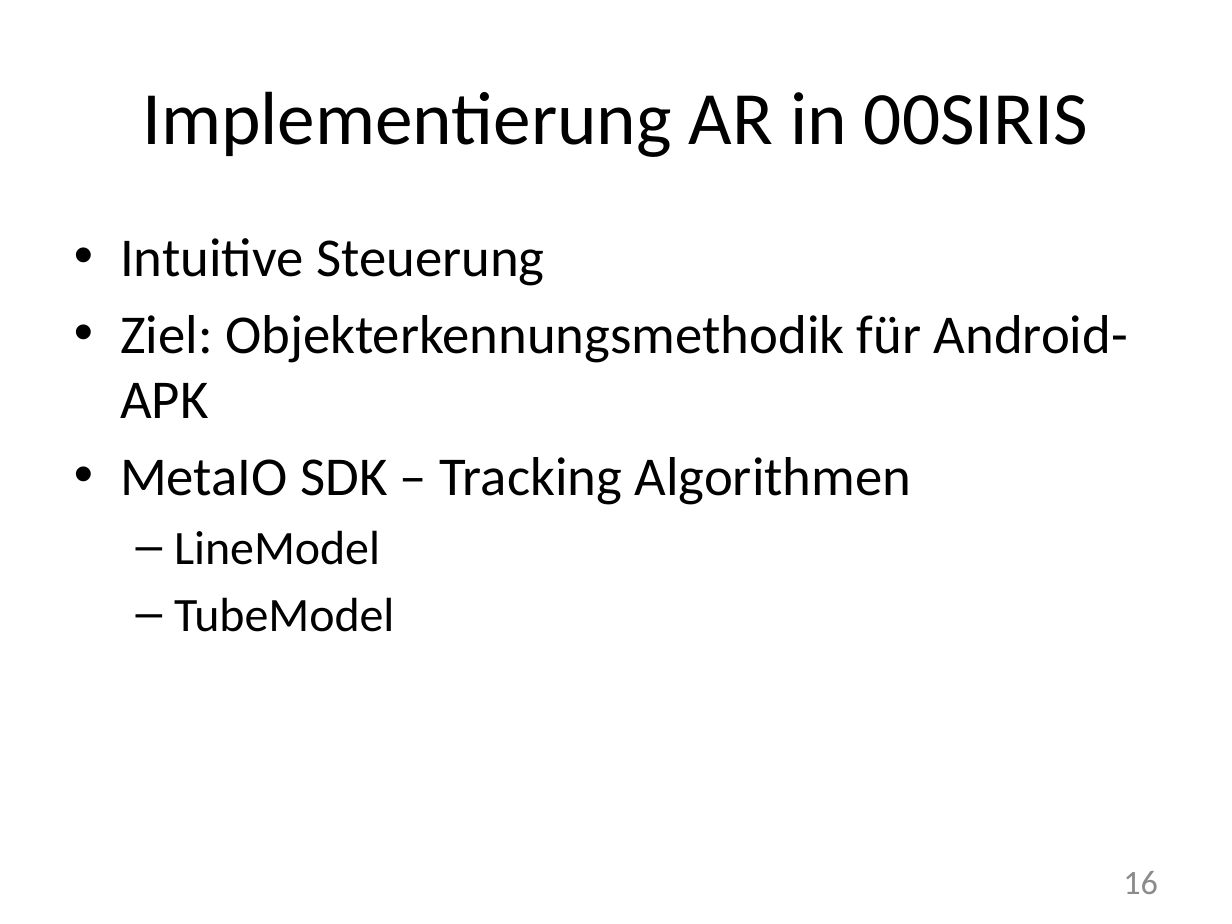
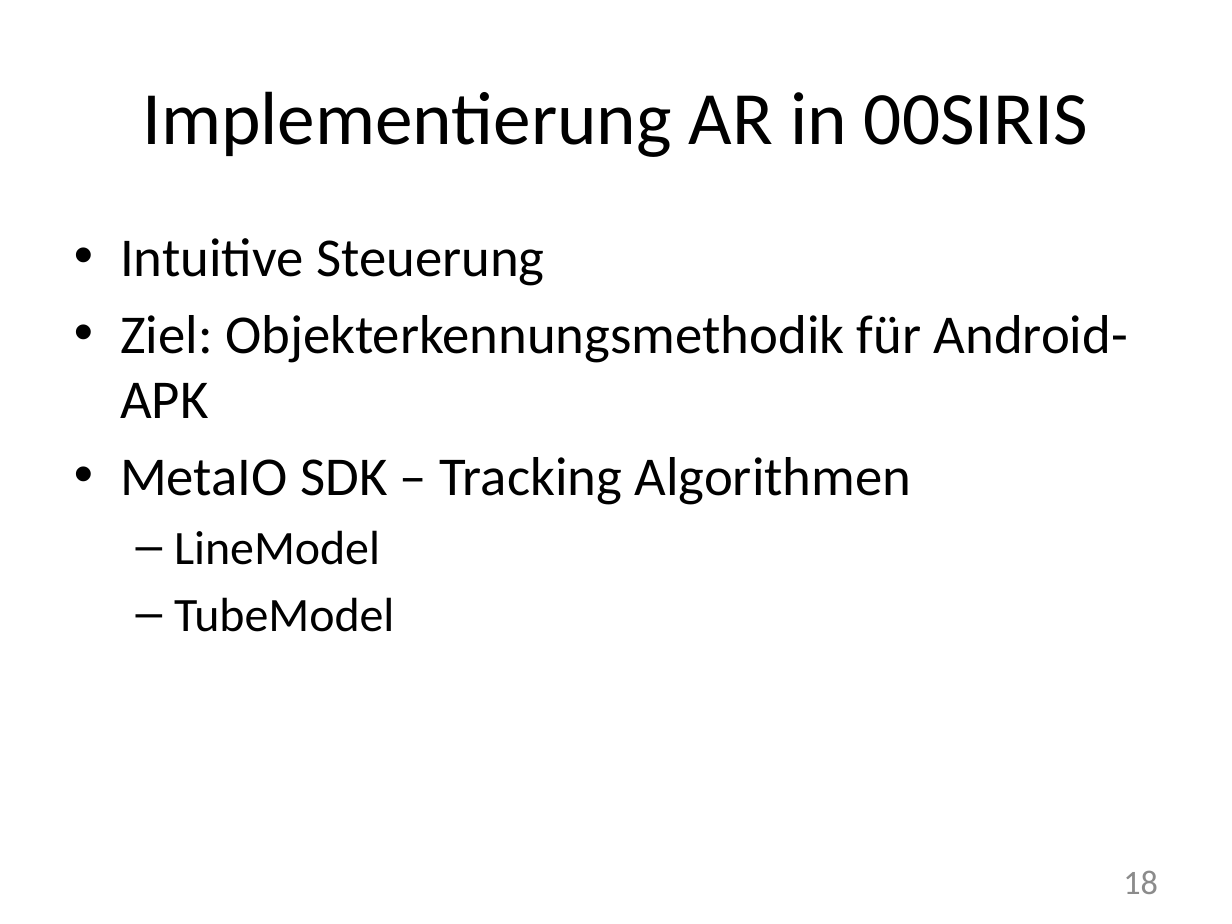
Before and after one commit to cjaneczek-tgm/mat-kopg, a slide deck: slide 19 of PROJEKTUMFELD.pptx (slide 16 before the commit). Drawn at 1232x924 pixels with LibreOffice and Linux fonts; fonts in the diff are those of the drawing. Boxes give left, top, right and bottom in pixels: in the first picture for what was removed or moved away, otherwise in the second. Text is boxed around its words. In the diff, an @@ line names an element or a change of style, - is before the commit and + after.

```diff
--- a/PROJEKTUMFELD.pptx
+++ b/PROJEKTUMFELD.pptx
@@ text at [1123, 870, 1158, 894]: text changed @@
-16
+18
```
Also in this commit, not shown: 9 other slides changed, 5 slides added, 1 slide removed, 2 other files.
